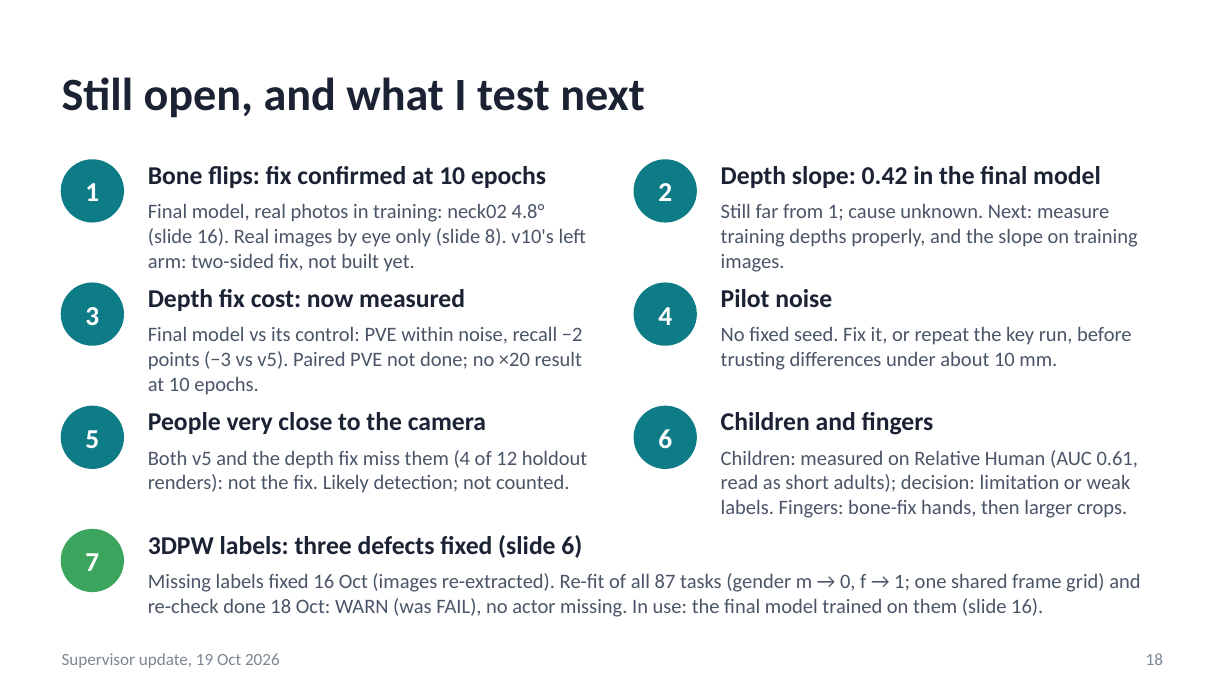
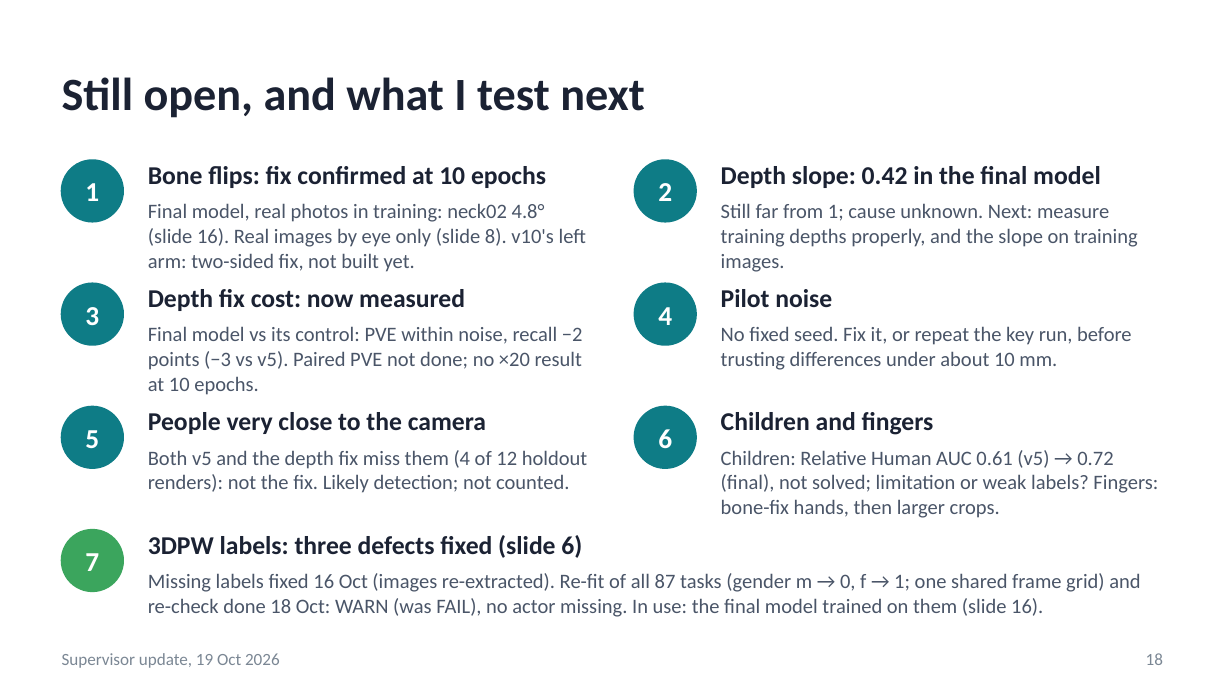
Before and after one commit to saadnajib/Multi-Person-Whole-Body-Human-Mesh-Recovery-in-a-Single-Shot-with-Annyone-dataset-and-3dpw-dataset, a slide deck: slide 18 of docs/supervisor_update_2026-10-16.pptx. Drawn at 1232x693 pixels with LibreOffice and Linux fonts; fonts in the diff are those of the drawing. Boxes give left, top, right and bottom in pixels: in the first picture for what was removed or moved away, otherwise in the second. Text is boxed around its words. In the diff, an @@ line names an element or a change of style, - is before the commit and + after.

```diff
--- a/docs/supervisor_update_2026-10-16.pptx
+++ b/docs/supervisor_update_2026-10-16.pptx
@@ text at box(721, 450, 1158, 518): text changed @@
-Children: measured on Relative Human (AUC 0.61, read as short adults); decision: limitation or weak labels. Fingers: bone-fix hands, then larger crops.
+Children: Relative Human AUC 0.61 (v5) → 0.72 (final), not solved; limitation or weak labels? Fingers: bone-fix hands, then larger crops.
```
Also in this commit, not shown: 3 other slides changed, 1 slide added, 5 other files.
